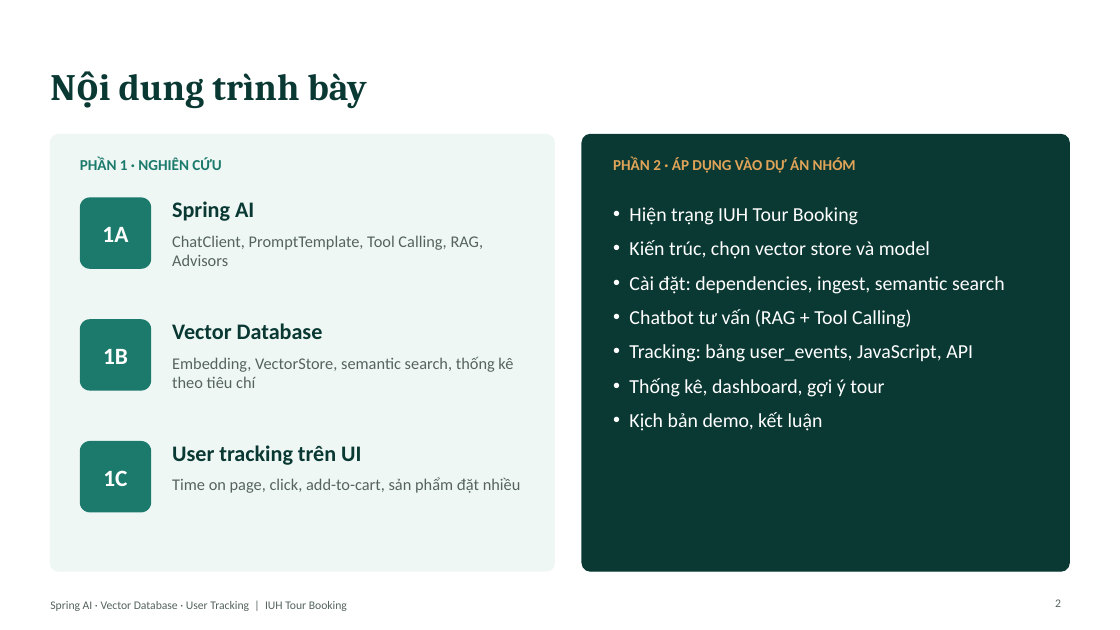
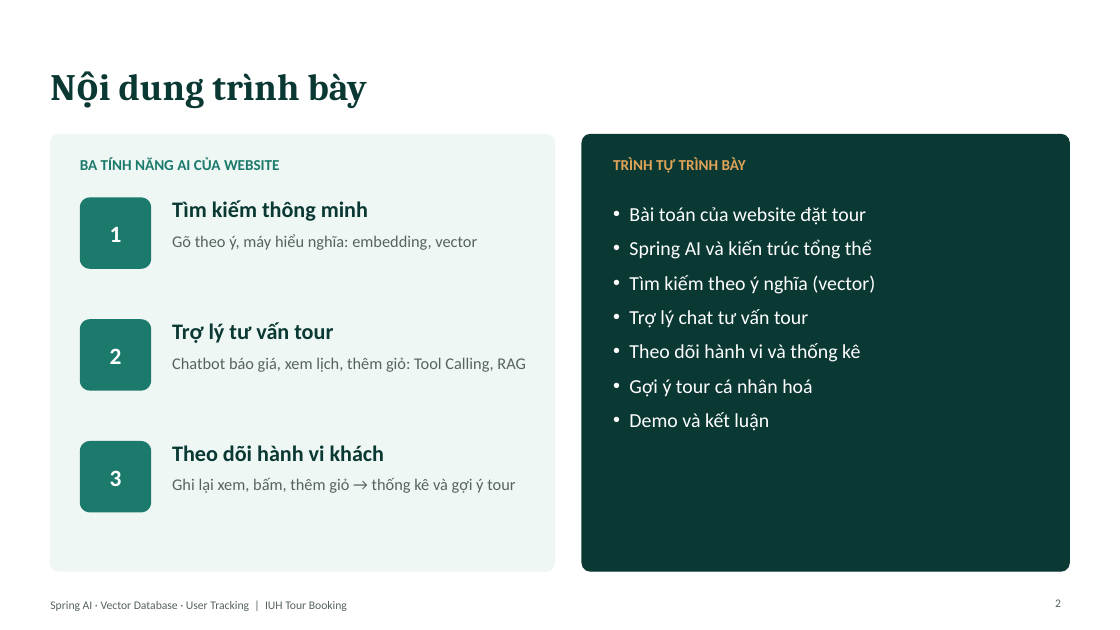
Before and after one commit to kanele05/project_www, a slide deck: slide 2 of docs/presentation/SpringAI_VectorDB_UserTracking.pptx. Drawn at 1120x630 pixels with LibreOffice and Linux fonts; fonts in the diff are those of the drawing. Boxes give left, top, right and bottom in pixels: in the first picture for what was removed or moved away, otherwise in the second. Text is boxed around its words. In the diff, an @@ line names an element or a change of style, - is before the commit and + after.

```diff
--- a/docs/presentation/SpringAI_VectorDB_UserTracking.pptx
+++ b/docs/presentation/SpringAI_VectorDB_UserTracking.pptx
@@ text at (80,157,280,170): text changed @@
-PHẦN 1 · NGHIÊN CỨU
+BA TÍNH NĂNG AI CỦA WEBSITE
@@ text at (613,157,746,173): text changed @@
-PHẦN 2 · ÁP DỤNG VÀO DỰ ÁN NHÓM
+TRÌNH TỰ TRÌNH BÀY
@@ text at (172,200,368,221): text changed @@
-Spring AI
+Tìm kiếm thông minh
@@ text at (629,207,875,431): text changed @@
-• Hiện trạng IUH Tour Booking
-• Kiến trúc, chọn vector store và model
-• Cài đặt: dependencies, ingest, semantic search
-• Chatbot tư vấn (RAG + Tool Calling)
-• Tracking: bảng user_events, JavaScript, API
-• Thống kê, dashboard, gợi ý tour
-• Kịch bản demo, kết luận
+• Bài toán của website đặt tour
+• Spring AI và kiến trúc tổng thể
+• Tìm kiếm theo ý nghĩa (vector)
+• Trợ lý chat tư vấn tour
+• Theo dõi hành vi và thống kê
+• Gợi ý tour cá nhân hoá
+• Demo và kết luận
@@ text in rounded rectangle at (110,227,122,242): text changed @@
-1A
+1
@@ text at (172,234,477,250): text changed @@
-ChatClient, PromptTemplate, Tool Calling, RAG, Advisors
+Gõ theo ý, máy hiểu nghĩa: embedding, vector
@@ text at (172,322,333,343): text changed @@
-Vector Database
+Trợ lý tư vấn tour
@@ text in rounded rectangle at (110,348,122,364): text changed @@
-1B
+2
@@ text at (172,357,526,372): text changed @@
-Embedding, VectorStore, semantic search, thống kê theo tiêu chí
+Chatbot báo giá, xem lịch, thêm giỏ: Tool Calling, RAG
@@ text at (172,445,385,461): text changed @@
-User tracking trên UI
+Theo dõi hành vi khách
@@ text in rounded rectangle at (110,470,122,486): text changed @@
-1C
+3
@@ text at (172,478,515,493): text changed @@
-Time on page, click, add-to-cart, sản phẩm đặt nhiều
+Ghi lại xem, bấm, thêm giỏ → thống kê và gợi ý tour
```
Also in this commit, not shown: 17 other slides changed, 15 slides removed.
